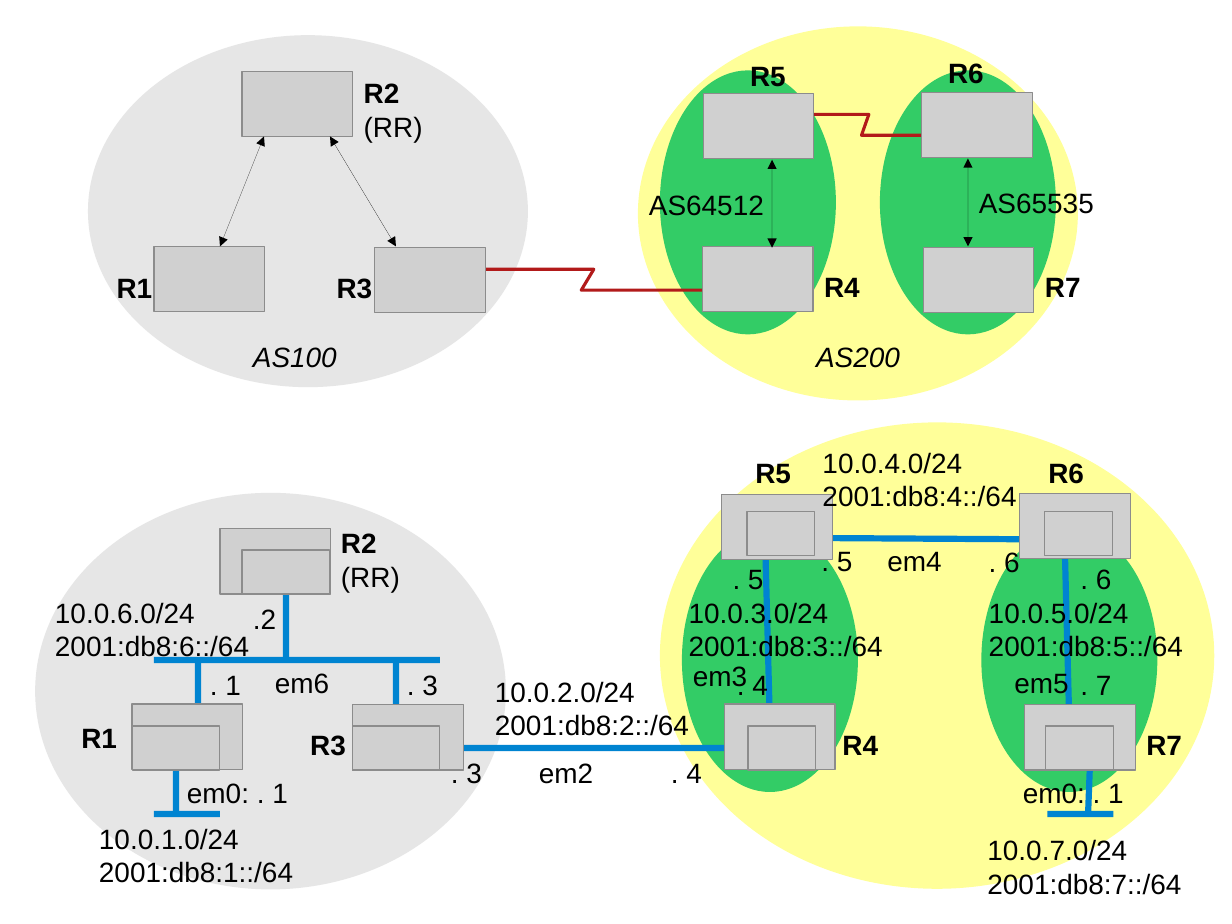
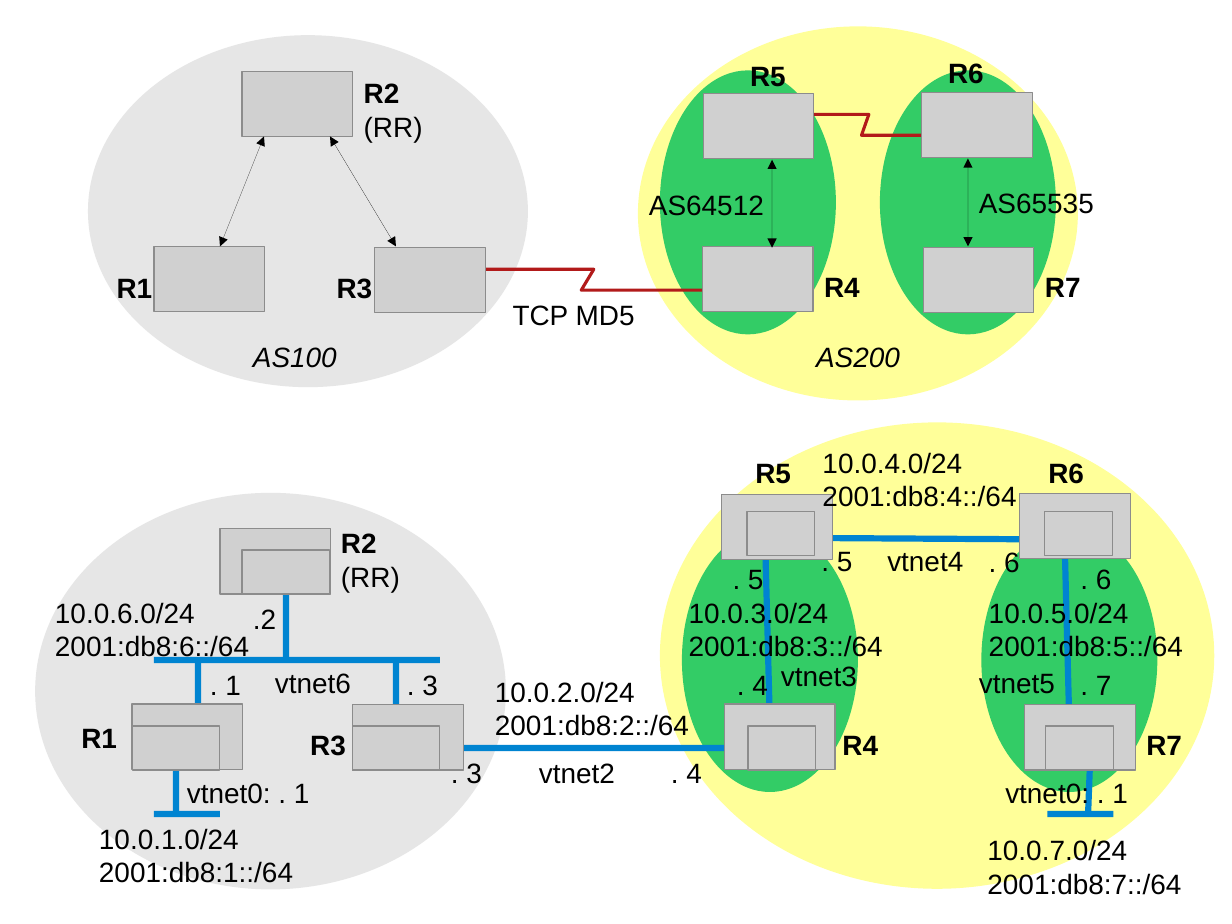
Before and after one commit to ocochard/BSDRP, a slide deck: slide 9 of docs/labs.examples.odp (slide 6 before the commit). Drawn at 1232x924 pixels with LibreOffice and Linux fonts; fonts in the diff are those of the drawing; grey boxes stand for pictures. Boxes give left, top, right and bottom in pixels: in the first picture for what was removed or moved away, otherwise in the second. Text is boxed around its words. In the diff, an @@ line names an element or a change of style, - is before the commit and + after.

```diff
--- a/docs/labs.examples.odp
+++ b/docs/labs.examples.odp
@@ text added at <box>513,305,635,326</box>, 18 pt, text #000000 @@
+TCP MD5
@@ text removed at <box>887,551,941,572</box> @@
-em4
@@ text added at <box>887,551,963,572</box>, 18 pt, text #000000 @@
+vtnet4
@@ text removed at <box>275,673,329,694</box> @@
-em6
@@ text added at <box>275,673,351,694</box>, 18 pt, text #000000 @@
+vtnet6
@@ text removed at <box>693,666,747,687</box> @@
-em3
@@ text added at <box>781,666,857,691</box>, 18 pt, text #000000 @@
+vtnet3
@@ text added at <box>979,671,1055,698</box>, 18 pt, text #000000 @@
+vtnet5
@@ text removed at <box>1014,671,1068,698</box> @@
-em5
@@ text removed at <box>539,763,593,784</box> @@
-em2
@@ text added at <box>539,763,615,784</box>, 18 pt, text #000000 @@
+vtnet2
@@ text at <box>187,783,310,804</box>: text changed @@
-em0: . 1
+vtnet0: . 1
@@ text at <box>1005,781,1128,808</box>: text changed @@
-em0: . 1
+vtnet0: . 1
```
Also in this commit, not shown: 3 other slides changed, 7 slides added, 11 other files.
